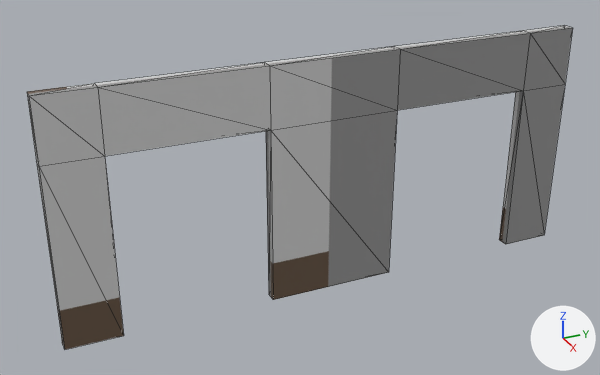
The glTF model legend/legend/assets/models/classroom_rightwall.glb, before and after one commit.
Both versions are drawn from a 50 mm camera at (1114.0, -554.0, 543.0) aimed at (-4.0, -50.0, -16.0). Every picture has the same lights, and +X, +Y and +Z are marked at lower right. Mesh edges are drawn as thin lines. Vertices at the same position are counted once.

Names of what the first picture shows: 'DoaKabe'.
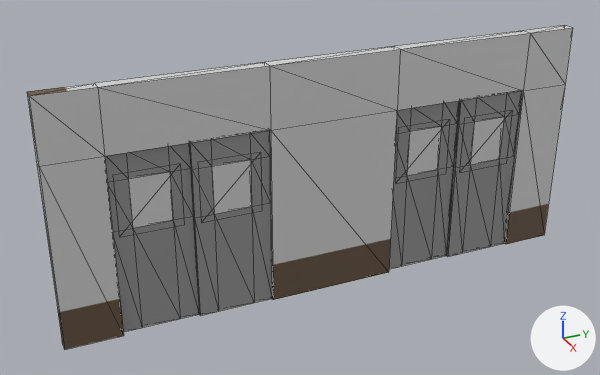
What differs and where, as boxes [x1, y1, x2, y2] in the pictures (600 x 375 px):
part 1 of me_doakabe, added: after [105, 130, 272, 332]
part 2 of me_doakabe, added: after [389, 91, 522, 269]
part 3 of me_doakabe, added: after [128, 117, 504, 228]
part 4 of me_doakabe, surface changed: [27, 25, 573, 335] in both

Diff of the bpy script that builds the scene:
```diff
--- a/legend/legend/assets/models/classroom_rightwall.glb.py
+++ b/legend/legend/assets/models/classroom_rightwall.glb.py
@@ me_doakabe @@
 # used by ob_doakabe; location = (0.0, 0.0, 0.0)
 # verts and faces of me_doakabe; kept vertices keep their numbers, new ones are numbered from 36
-me_doakabe.from_pydata(...)  # 36 vertices, 68 faces; spans x 0.0..20.0, y -450.0..450.0, z -200.0..200.0
+me_doakabe.from_pydata(...)  # 172 vertices, 332 faces; spans x 0.0..20.0, y -450.0..450.0, z -200.0..200.0
+# me_doakabe part 1: a new loose piece of 60 vertices spanning x 5.0..15.0, y -360.0..-110.0, z -200.0..100.0, in mat_yuka (picture img_image_0)
+# me_doakabe part 2: a new loose piece of 60 vertices spanning x 5.0..15.0, y 110.0..360.0, z -200.0..100.0, in mat_yuka (picture img_image_0)
+# me_doakabe part 3
+verts[36] = (10.0, -350.0, 65.0)  # pixel (112, 175)
+verts[37] = (10.0, -350.0, -35.0)  # pixel (119, 237)
+verts[38] = (15.0, -225.0, 65.0)  # pixel (197, 162)
+verts[39] = (15.0, -225.0, -35.0)  # pixel (201, 222)
+verts[40] = (10.0, 120.0, 65.0)  # pixel (398, 127)
+verts[41] = (10.0, 120.0, -35.0)  # pixel (395, 183)
+verts[42] = (15.0, 245.0, 65.0)  # pixel (464, 118)
+verts[43] = (15.0, 245.0, -35.0)  # pixel (459, 172)
+for new, old in zip([*range(44, 52)], [*range(36, 44)]): verts[new] = verts[old] + (0.0, 100.0, 0.0)
+faces += [(36, 44, 37), (37, 44, 45), (38, 46, 39), (39, 46, 47), (40, 48, 41), (41, 48, 49)]
+faces += [(42, 50, 43), (43, 50, 51)]
+# me_doakabe part 4: 64 kept faces spanning x 0.0..20.0, y -450.0..450.0, z -200.0..200.0 get new texture (UV) coordinates
 me_doakabe.materials.append(mat_yuka)
```
